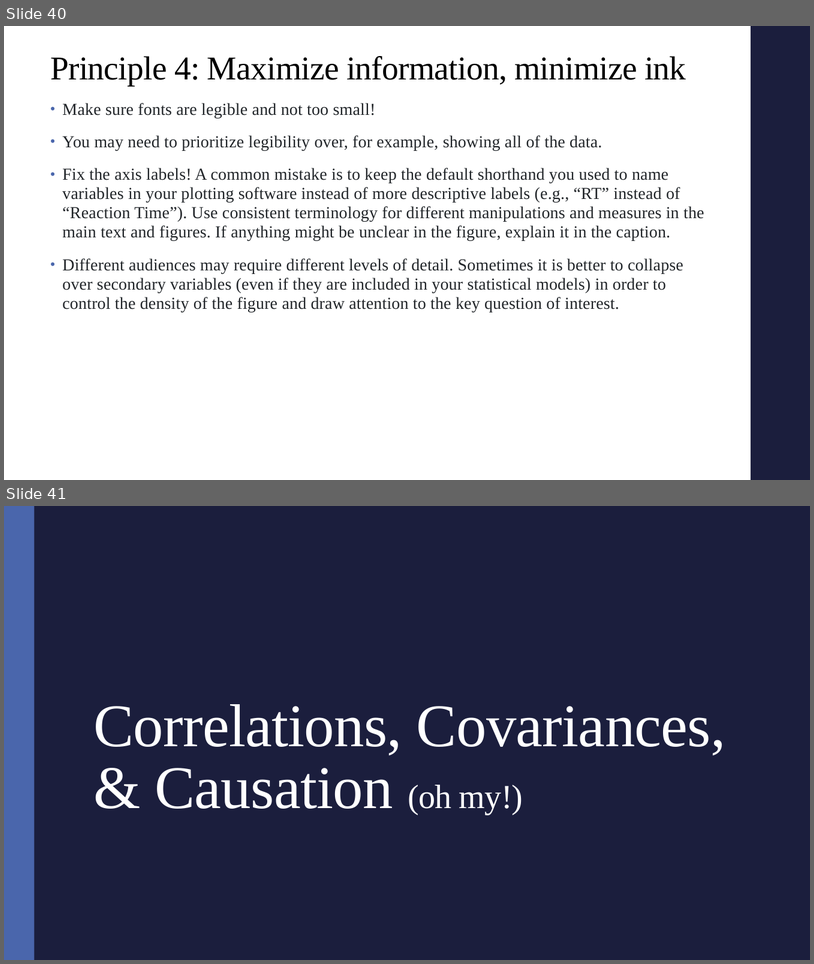
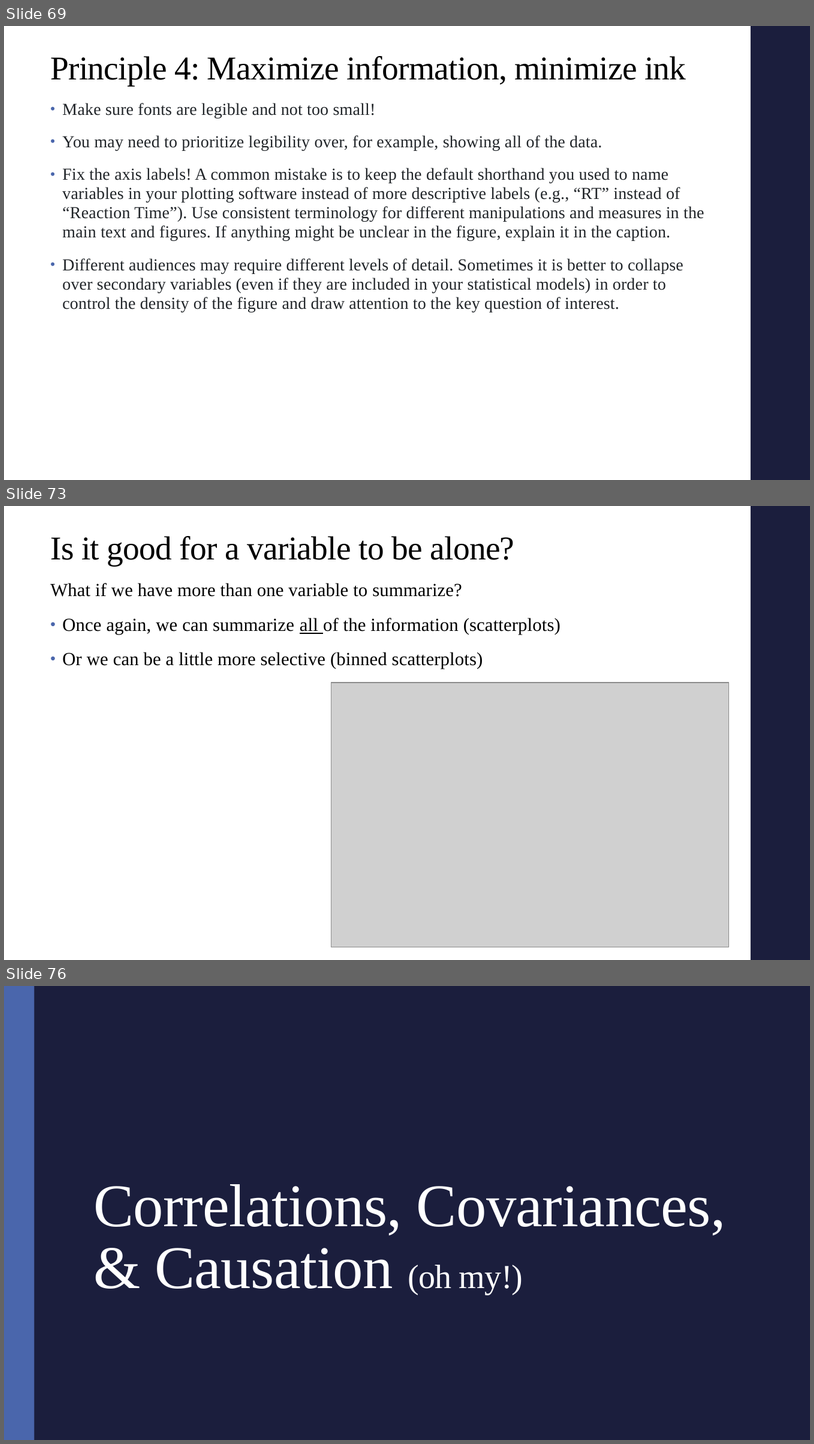
Before and after one commit to alex-hoagland/HAD5772, a slide deck: Lectures/Lecture03_Correlations/Lecture3_Correlations.pptx. Shown one above the other, each under a label of ours: slides 40 and 41 before the commit, slides 69, 73 and 76 after it; the slides between them are not shown. The pictures are 814x964 and 814x1444 pixels, drawn with LibreOffice and Linux fonts; fonts in the diff are those of the drawing; grey boxes stand for pictures. Boxes give left, top, right and bottom in pixels: in the first picture for what was removed or moved away, otherwise in the second. Text is boxed around its words. In the diff, an @@ line names an element or a change of style, - is before the commit and + after.

```diff
--- a/Lectures/Lecture03_Correlations/Lecture3_Correlations.pptx
+++ b/Lectures/Lecture03_Correlations/Lecture3_Correlations.pptx
@@ slide 73 added at (4,506,810,960), background #FFFFFF; not listed: 1 template element that a slide beside it also shows @@
@@ title added at (50,536,515,565), 39.6 pt, text #000000 @@
+Is it good for a variable to be alone?
@@ text added at (50,583,561,669), 22 pt, text #000000 @@
+What if we have more than one variable to summarize?
+• Once again, we can summarize all of the information (scatterplots)
+• Or we can be a little more selective (binned scatterplots)
@@ picture added at (331,682,729,947) @@
@@ what was slide 40 is now slide 69 @@
@@ what was slide 41 is now slide 76 @@
```
Also in this commit, not shown: 2 slides changed, 34 other slides added, 10 slides removed, 3 other files.
